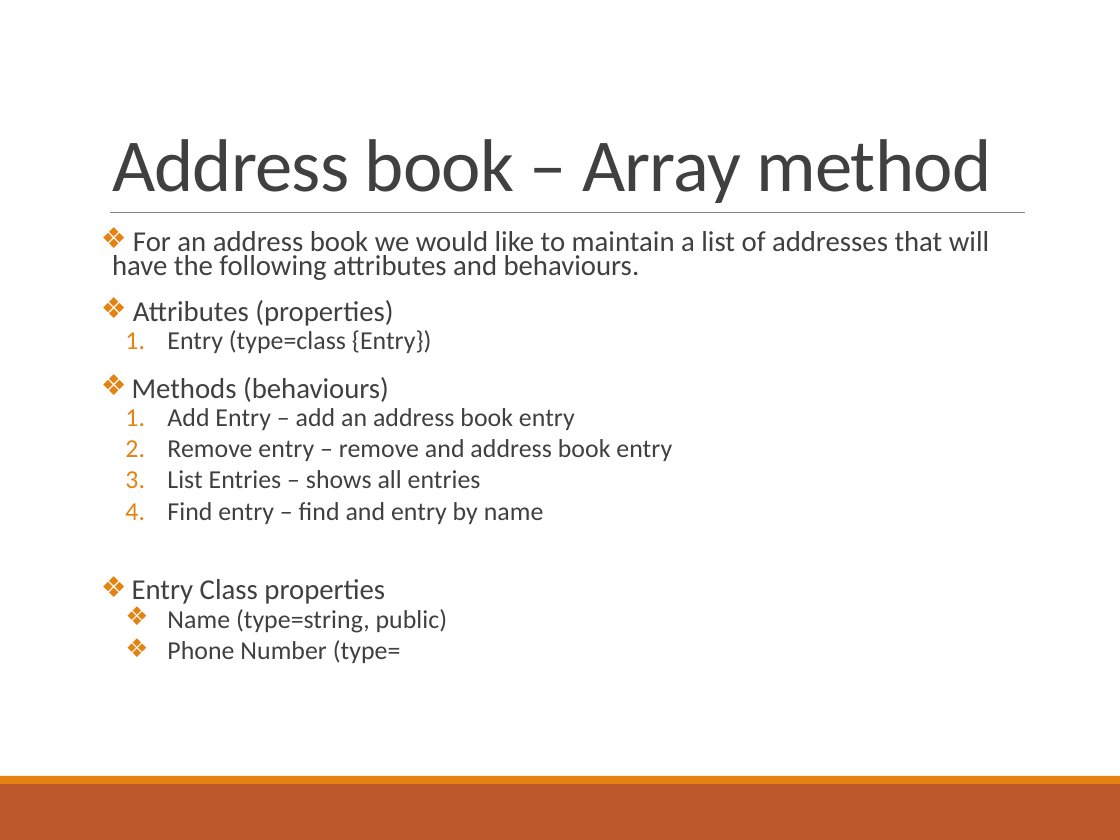
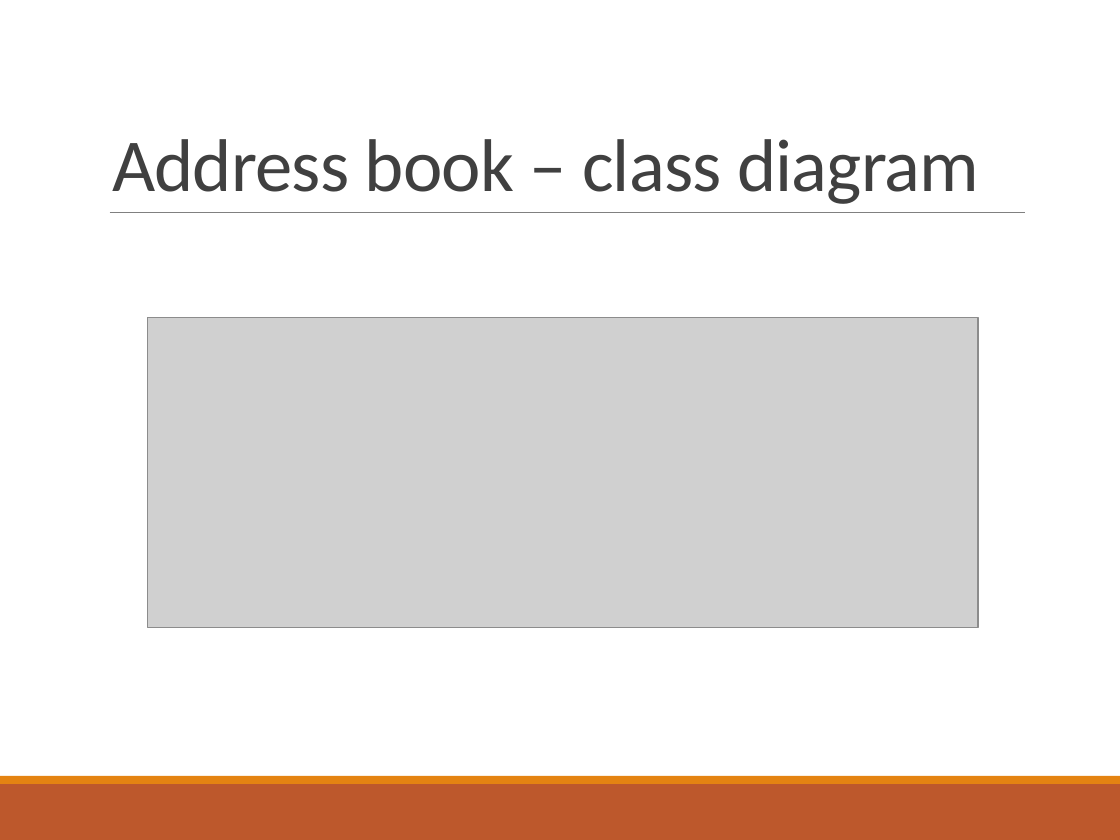
Before and after one commit to deeperj/dillinger, a slide deck: slide 11 of thesis/ukapp2/wqu_isc/sofware_design/Lesson 5 - Java.pptx (slide 10 before the commit). Drawn at 1120x840 pixels with LibreOffice and Linux fonts; fonts in the diff are those of the drawing; grey boxes stand for pictures. Boxes give left, top, right and bottom in pixels: in the first picture for what was removed or moved away, otherwise in the second. Text is boxed around its words. In the diff, an @@ line names an element or a change of style, - is before the commit and + after.

```diff
--- a/thesis/ukapp2/wqu_isc/sofware_design/Lesson 5 - Java.pptx
+++ b/thesis/ukapp2/wqu_isc/sofware_design/Lesson 5 - Java.pptx
@@ title at (x1=112, y1=139, x2=979, y2=204): text changed @@
-Address book – Array method
+Address book – class diagram
@@ text removed at (x1=112, y1=231, x2=989, y2=663) @@
-❖ For an address book we would like to maintain a list of addresses that will have the following attributes and behaviours.
-❖ Attributes (properties)
-  1. Entry (type=class {Entry})
-❖ Methods (behaviours)
-  1. Add Entry – add an address book entry
-  2. Remove entry – remove and address book entry
-  3. List Entries – shows all entries
-  4. Find entry – find and entry by name
-❖ Entry Class properties
-  ❖ Name (type=string, public)
-  ❖ Phone Number (type=
@@ picture added at (x1=148, y1=318, x2=979, y2=627) @@
```
Also in this commit, not shown: 3 other slides changed, 6 slides added, 2 slides removed, 2 other files.
